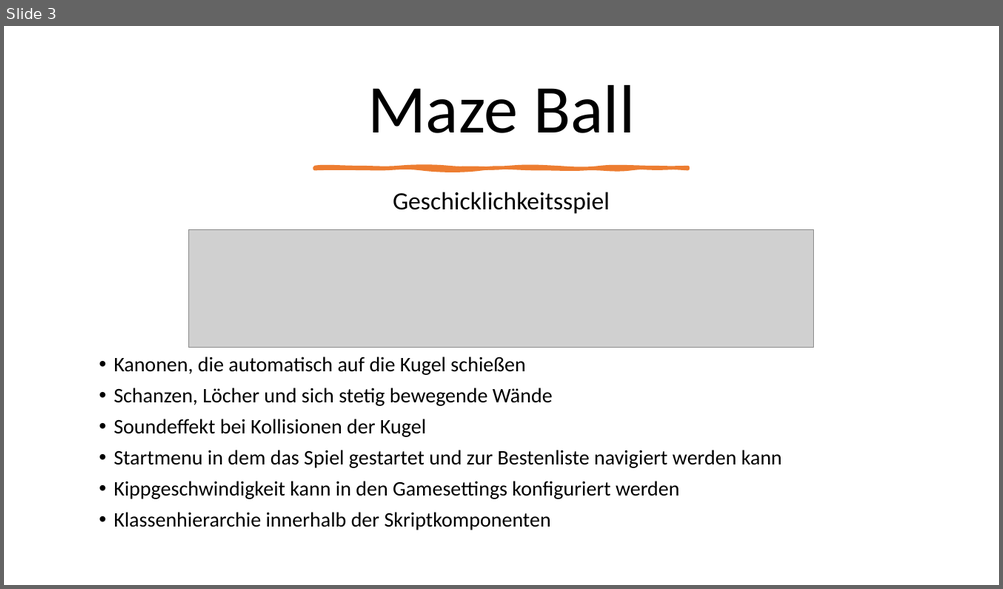
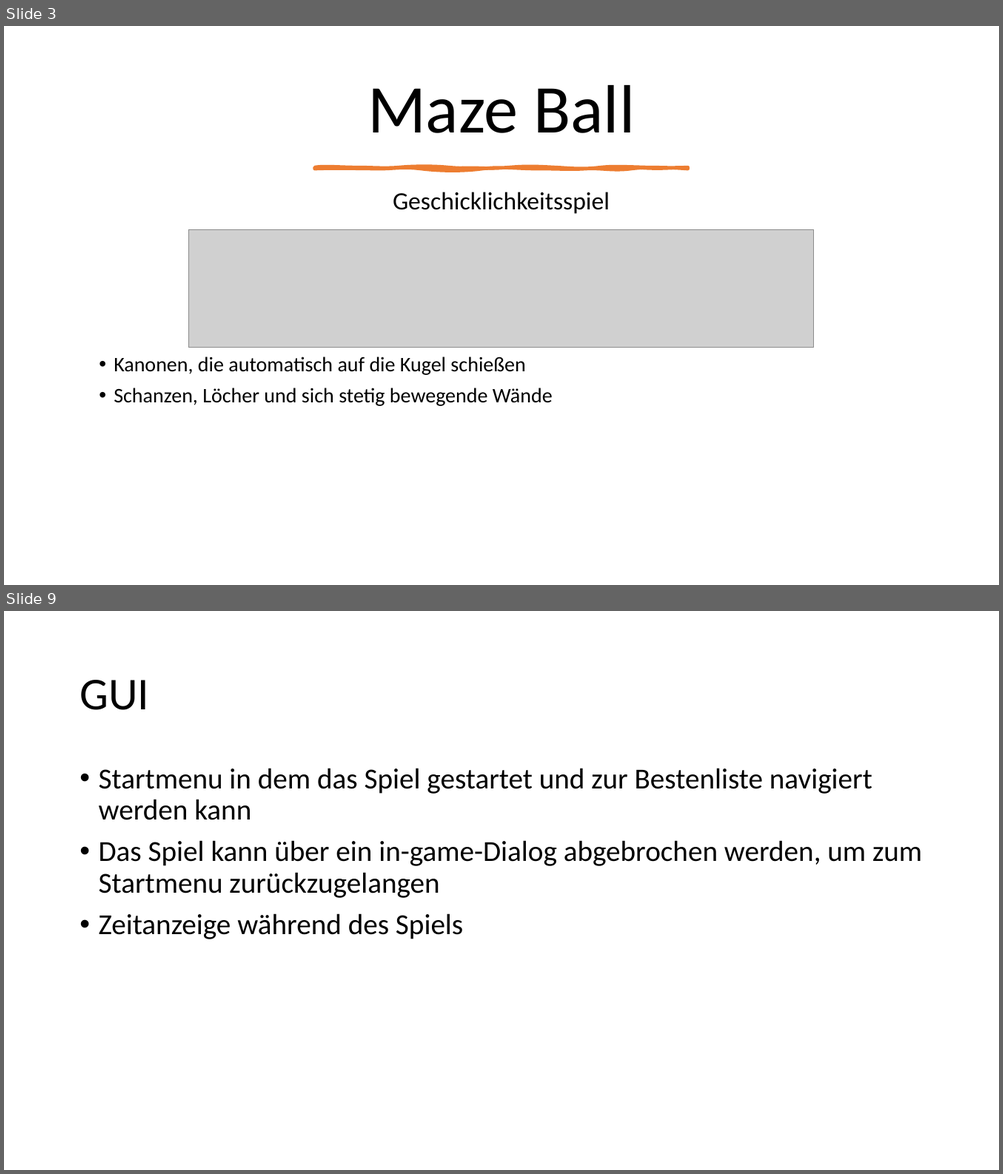
Before and after one commit to Oneof300/MazeBall, a slide deck: concepts/Concept.pptx. Shown one above the other, each under a label of ours: slide 3 before the commit, slides 3 and 9 after it; the slides between them are not shown. The pictures are 1003x589 and 1003x1174 pixels, drawn with LibreOffice and Linux fonts; fonts in the diff are those of the drawing; grey boxes stand for pictures. Boxes give left, top, right and bottom in pixels: in the first picture for what was removed or moved away, otherwise in the second. Text is boxed around its words. In the diff, an @@ line names an element or a change of style, - is before the commit and + after.

```diff
--- a/concepts/Concept.pptx
+++ b/concepts/Concept.pptx
@@ slide 9 added at [4, 611, 999, 1170], background #FFFFFF @@
@@ title added at [79, 680, 149, 710], 44 pt, text #000000 @@
+GUI
@@ text added at [99, 768, 922, 940], 28 pt, text #000000 @@
+• Startmenu in dem das Spiel gestartet und zur Bestenliste navigiert werden kann
+• Das Spiel kann über ein in-game-Dialog abgebrochen werden, um zum Startmenu zurückzugelangen
+• Zeitanzeige während des Spiels
@@ slide 3 changed as well @@
@@ text at [114, 419, 782, 531]: paragraphs removed @@
-• Soundeffekt bei Kollisionen der Kugel
-• Startmenu in dem das Spiel gestartet und zur Bestenliste navigiert werden kann
-• Kippgeschwindigkeit kann in den Gamesettings konfiguriert werden
-• Klassenhierarchie innerhalb der Skriptkomponenten
```
Also in this commit, not shown: 2 other slides changed, 9 other slides added, 1 other file.
